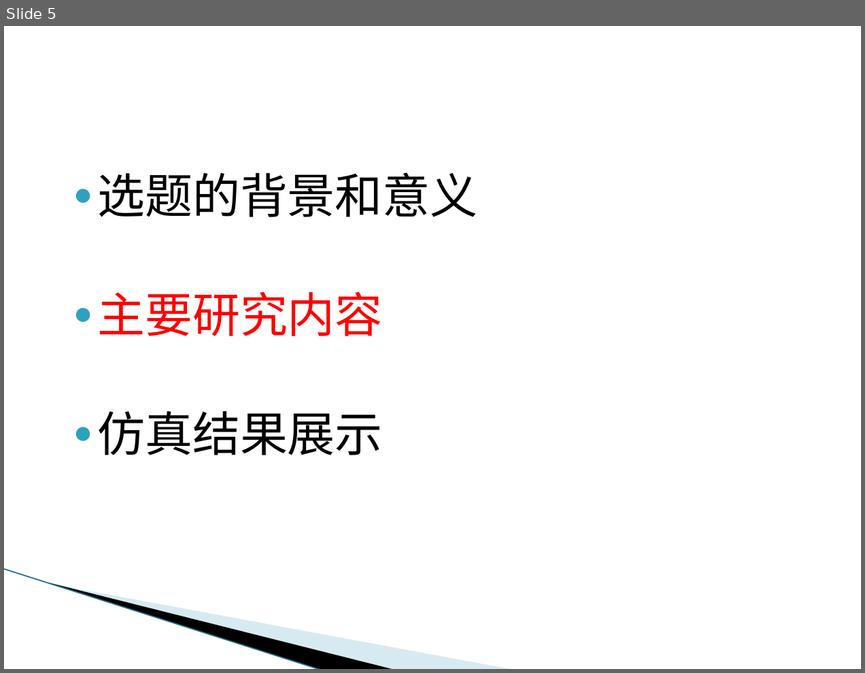
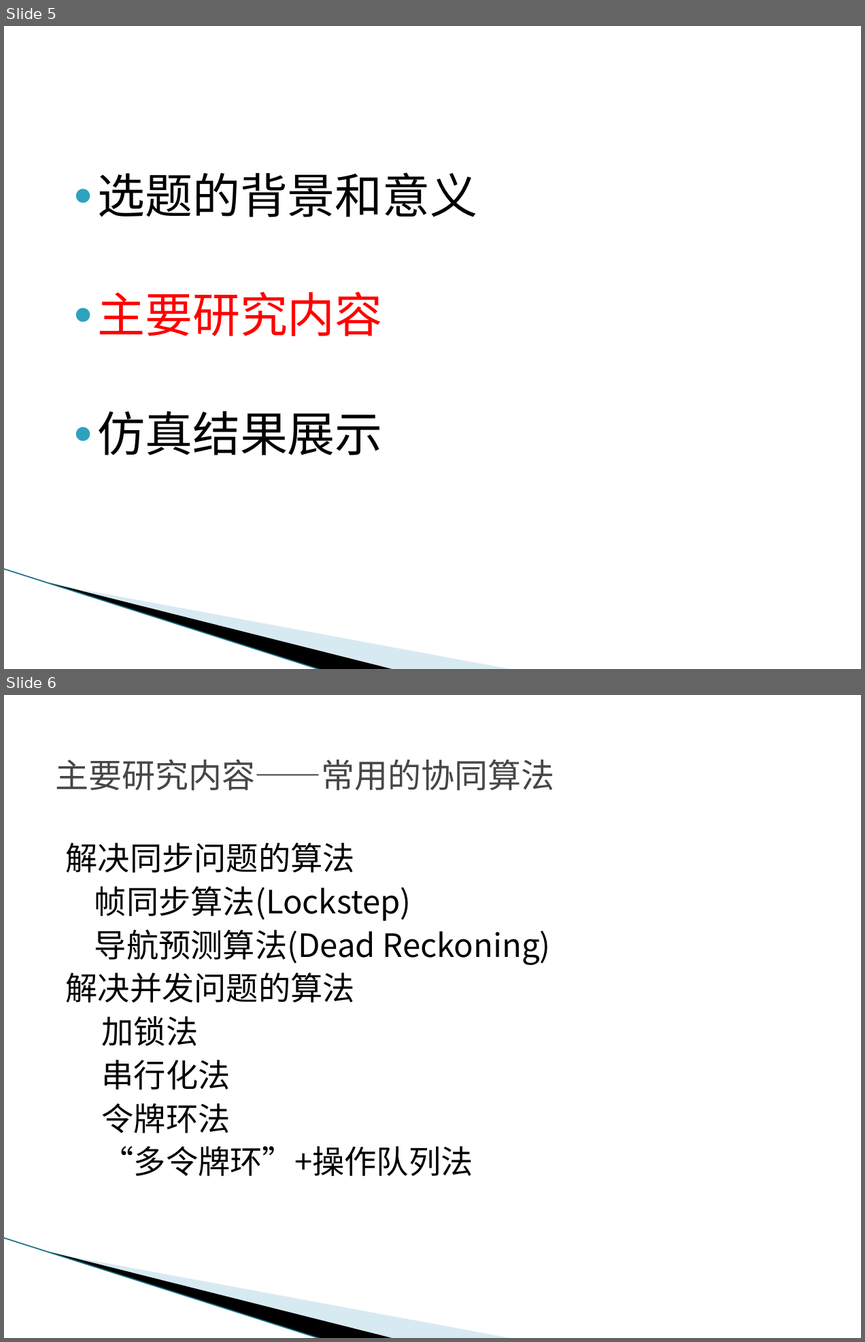
Before and after one commit to zxy15914507674/bishe, a slide deck: 张祥裕答辩PPT.pptx. Shown one above the other, each under a label of ours: slide 5 before the commit, slides 5 and 6 after it. The pictures are 865x673 and 865x1342 pixels, drawn with LibreOffice and Linux fonts; fonts in the diff are those of the drawing; background and template pictures are left out. Boxes give left, top, right and bottom in pixels: in the first picture for what was removed or moved away, otherwise in the second. Text is boxed around its words. In the diff, an @@ line names an element or a change of style, - is before the commit and + after.

```diff
--- a/张祥裕答辩PPT.pptx
+++ b/张祥裕答辩PPT.pptx
@@ slide 6 added at bbox=[4, 695, 861, 1338], background #FFFFFF; not listed: 3 template elements that a slide beside it also shows @@
@@ title added at bbox=[55, 759, 554, 790], 28 pt, text #464646 @@
+主要研究内容——常用的协同算法
@@ text added at bbox=[66, 843, 551, 1176], 27 pt, text #000000 @@
+解决同步问题的算法
+帧同步算法(Lockstep)
+导航预测算法(Dead Reckoning)
+解决并发问题的算法
+加锁法
+串行化法
+令牌环法
+“多令牌环”+操作队列法
```
Also in this commit, not shown: 4 slides changed, 2 other slides added.
